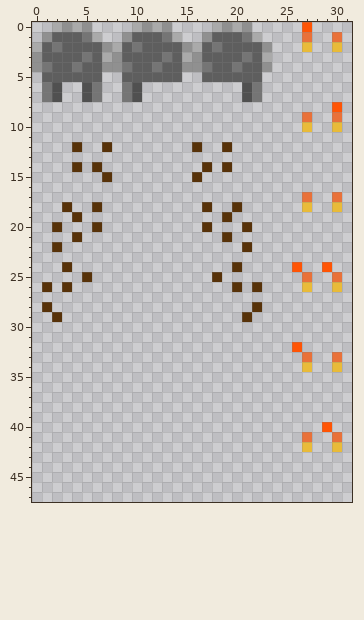
Edited in one commit: pixel-art sprite (sprites/Rock.png). Above is the file before it was changed.
The file is 32x48 pixels. Colours within 5 levels of each other are drawn and written as one.
Once edited:
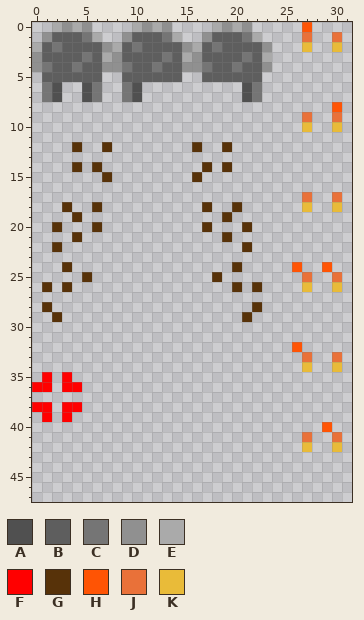
Palette (. is transparent): A #505050  B #5e5e5e  C #757575  D #909090  E #aaaaaa  F #ff0000  G #573209  H #ff5404  J #e97139  K #e9bb39
Difference:
@@ x 0..6 @@
 34 .......
-35 .......
-36 .......
+35 .F.F...
+36 FF.FF..
 37 .......
-38 .......
-39 .......
+38 FF.FF..
+39 .F.F...
 40 .......
Where, in picture pixels (left, top, right, bottom), the same in both pictures:
added: (32, 372, 82, 422)
